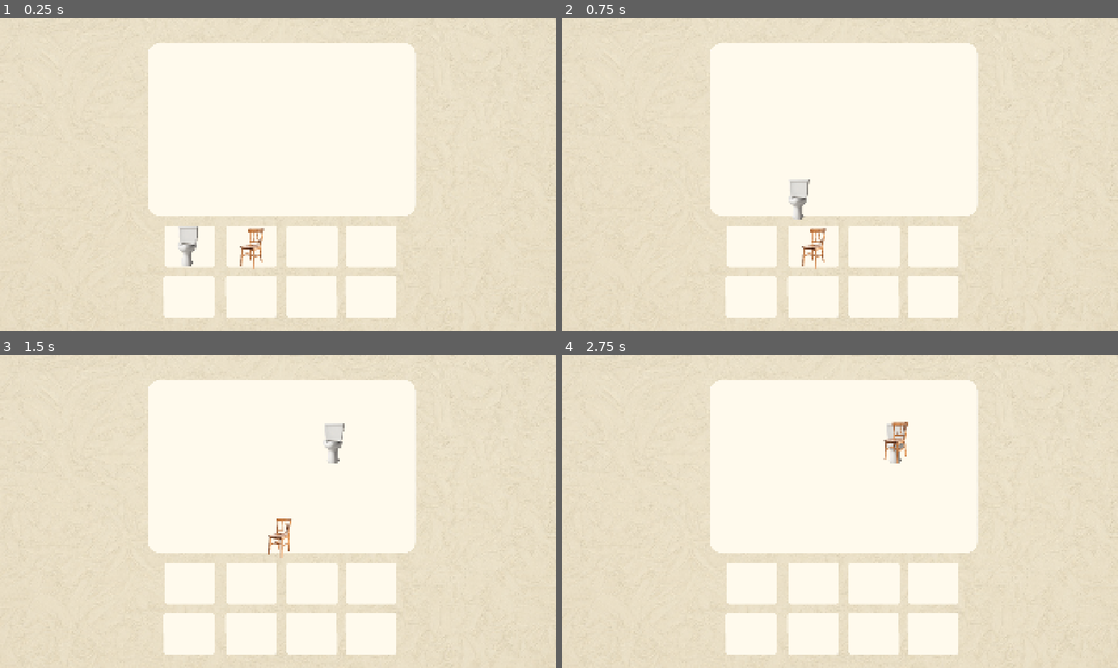
Above: before the commit, frames 1-4 (two rows, left to right).
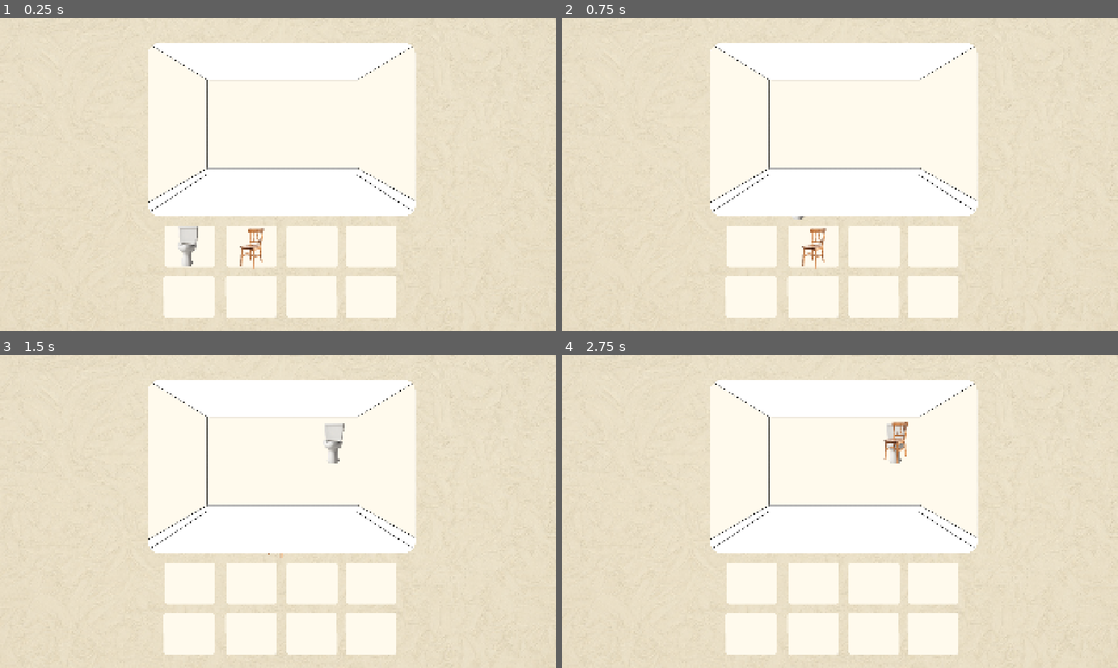
Above: after the commit, the same moments.

Repository: wgold152/hackathon
Game: Godot game, scene res://scenes/main.tscn
Same seed, same stepped clock (60 frames per second), same inputs: the game is played once before the commit and once after it. This scene is started directly instead of the project's main scene.
Inputs (mouse positions are in pixels of both pictures, inside the frame that each line leads up to):
- Up to frame 1 (0.25 s): no input
- Up to frame 2 (0.75 s): tap Enter at 0.5 s; drag from (751, 246) to (895, 105) at 0.52 s
- Up to frame 3 (1.5 s): tap Space at 1.25 s; drag from (250, 586) to (333, 442) at 1.27 s
- Up to frame 4 (2.75 s): tap Enter at 2 s; move the mouse to (895, 442) at 2.02 s; click (895, 442) at 2.17 s

The runs differ from the first frame. In frame 1, 0.4% of the frame differs, in the area x 26-75%, y 8-64%; in frame 2, 0.8%; in frame 3, 0.7%; in frame 4, 0.4%.

Commit message:
updated main with layered room sections

Diff:
--- a/scenes/main.tscn
+++ b/scenes/main.tscn
@@ -6,6 +6,10 @@
 [ext_resource type="Texture2D" uid="uid://cf48ckbq07wpb" path="res://sprites/room_window.png" id="3_tbgi4"]
 [ext_resource type="PackedScene" uid="uid://b3qwexkr7jw31" path="res://scenes/furniture/wooden_chair.tscn" id="4_tbgi4"]
 [ext_resource type="PackedScene" uid="uid://bxqc5hvmhings" path="res://scenes/furniture/toilet.tscn" id="4_tefeu"]
+[ext_resource type="Texture2D" uid="uid://ckp2b5metv0so" path="res://sprites/floor.png" id="5_choun"]
+[ext_resource type="Texture2D" uid="uid://s23egfx3fwvx" path="res://sprites/roof.png" id="6_ya4ey"]
+[ext_resource type="Texture2D" uid="uid://cievb5rel8a6" path="res://sprites/wall_creases.png" id="7_eb6dy"]
+[ext_resource type="Texture2D" uid="uid://irnhr6aogit0" path="res://sprites/trim.png" id="8_trceg"]
 
 [node name="main" type="Node" unique_id=1407008599]
 script = ExtResource("1_tefeu")
@@ -25,6 +29,19 @@
 position = Vector2(960, 540)
 texture = ExtResource("3_tbgi4")
 
+[node name="Floor" type="Sprite2D" parent="RoomWindow" unique_id=772609860]
+z_index = 1
+texture = ExtResource("5_choun")
+
+[node name="Roof" type="Sprite2D" parent="RoomWindow" unique_id=581511869]
+texture = ExtResource("6_ya4ey")
+
+[node name="WallCreases" type="Sprite2D" parent="RoomWindow" unique_id=1368803552]
+texture = ExtResource("7_eb6dy")
+
+[node name="Trim" type="Sprite2D" parent="RoomWindow" unique_id=615806724]
+texture = ExtResource("8_trceg")
+
 [node name="Toilet" parent="." unique_id=851722151 instance=ExtResource("4_tefeu")]
 position = Vector2(649, 785)
 
Not shown: 1 places in scenes/main.tscn that only renumber resources
Binary file added: sprites/floor.png
Not shown, added: sprites/floor.png.import
Binary file added: sprites/roof.png
Not shown, added: sprites/roof.png.import
Binary file added: sprites/trim.png
Not shown, added: sprites/trim.png.import
Binary file added: sprites/wall_creases.png
Not shown, added: sprites/wall_creases.png.import
